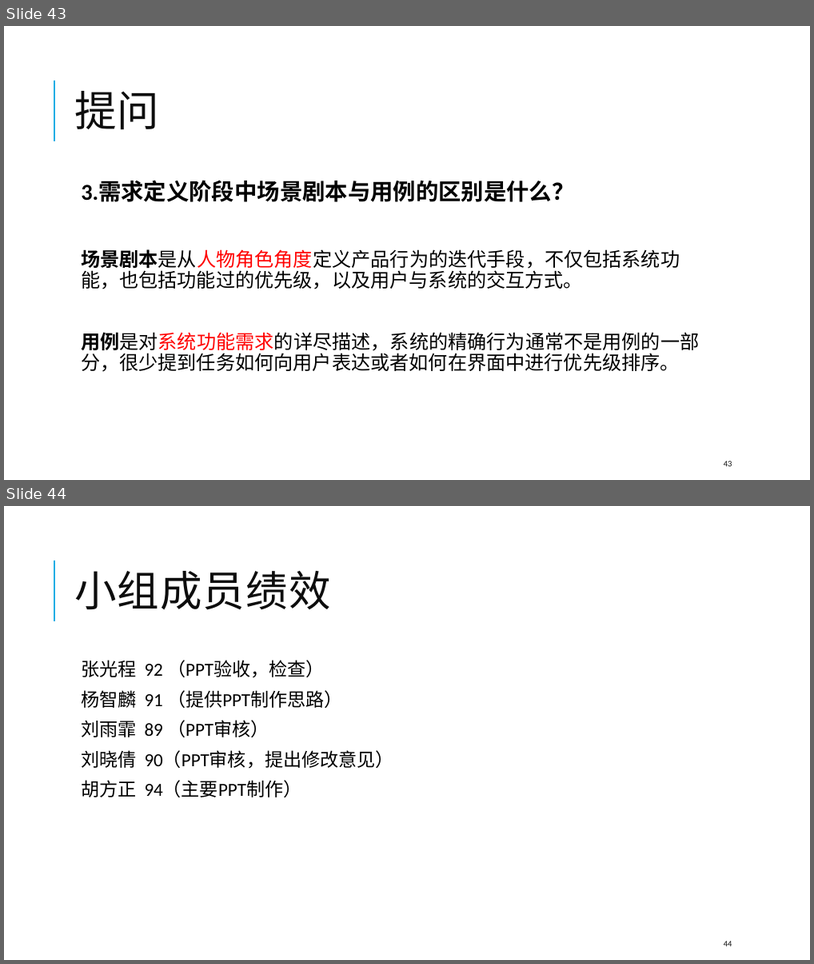
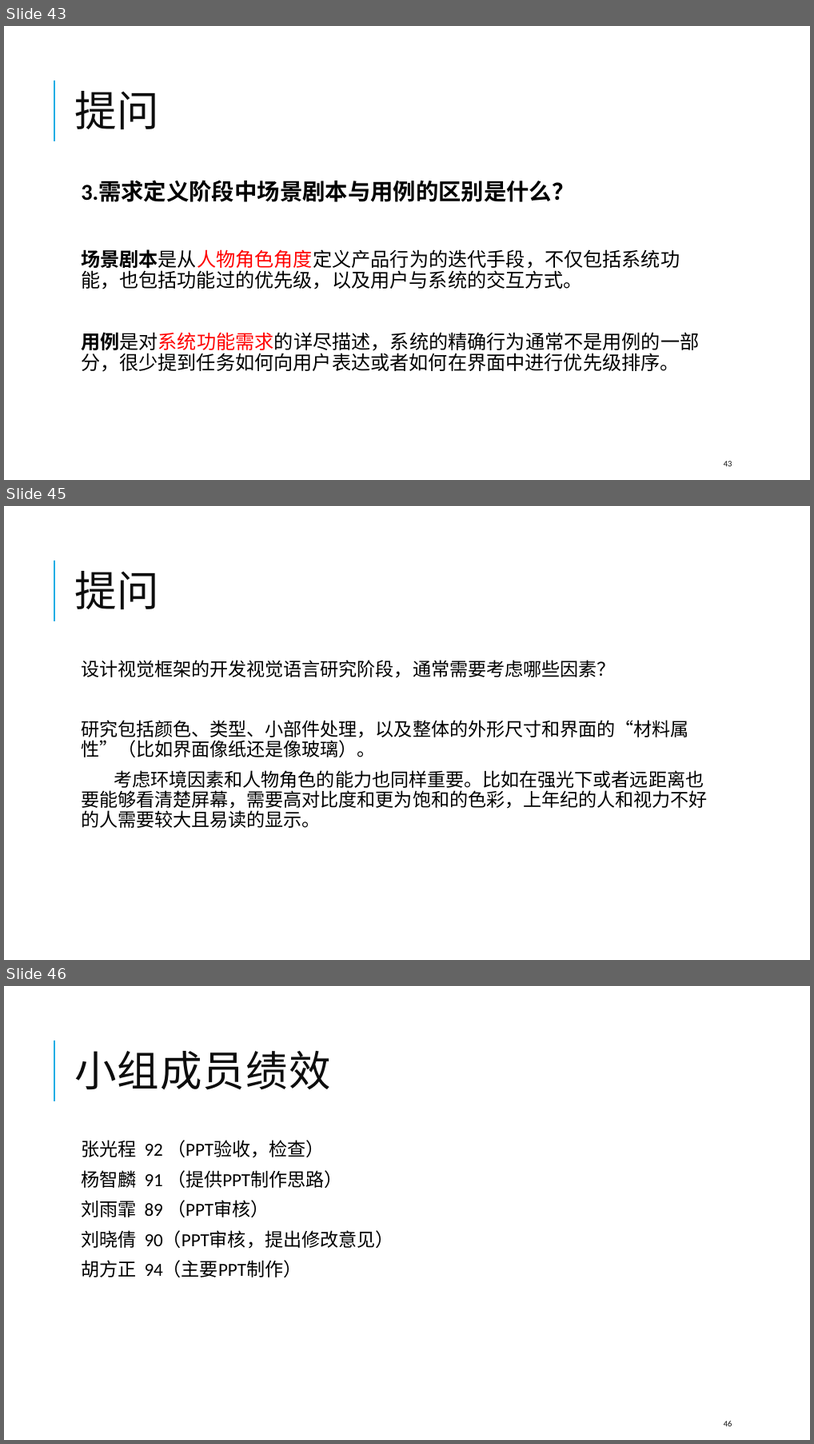
Before and after one commit to SoftwareRequirtmentsG02/Document, a slide deck: 案例教学系统/受控文档/分析设计/PPT/UML/界面原形G02.pptx. Shown one above the other, each under a label of ours: slides 43 and 44 before the commit, slides 43, 45 and 46 after it; the slides between them are not shown. The pictures are 814x964 and 814x1444 pixels, drawn with LibreOffice and Linux fonts; fonts in the diff are those of the drawing. Boxes give left, top, right and bottom in pixels: in the first picture for what was removed or moved away, otherwise in the second. Text is boxed around its words. In the diff, an @@ line names an element or a change of style, - is before the commit and + after.

Commit message:
修改界面原型PPT

```diff
--- a/案例教学系统/受控文档/分析设计/PPT/UML/界面原形G02.pptx
+++ b/案例教学系统/受控文档/分析设计/PPT/UML/界面原形G02.pptx
@@ slide 45 added at bbox=[4, 506, 810, 960], background #FFFFFF; not listed: 1 template element that a slide beside it also shows @@
@@ title added at bbox=[74, 571, 159, 610], 50 pt, text #0D0D0D @@
+提问
@@ text added at bbox=[81, 660, 708, 828], 22 pt, text #000000 @@
+  设计视觉框架的开发视觉语言研究阶段，通常需要考虑哪些因素？
+  研究包括颜色、类型、小部件处理，以及整体的外形尺寸和界面的“材料属性”（比如界面像纸还是像玻璃）。
+  考虑环境因素和人物角色的能力也同样重要。比如在强光下或者远距离也要能够看清楚屏幕，需要高对比度和更为饱和的色彩，上年纪的人和视力不好的人需要较大且易读的显示。
@@ what was slide 44 is now slide 46 @@
@@ page number at bbox=[724, 1420, 733, 1426]: text changed @@
-44
+46
```
Also in this commit, not shown: 1 slide changed, 1 other slide added, 1 other file.
